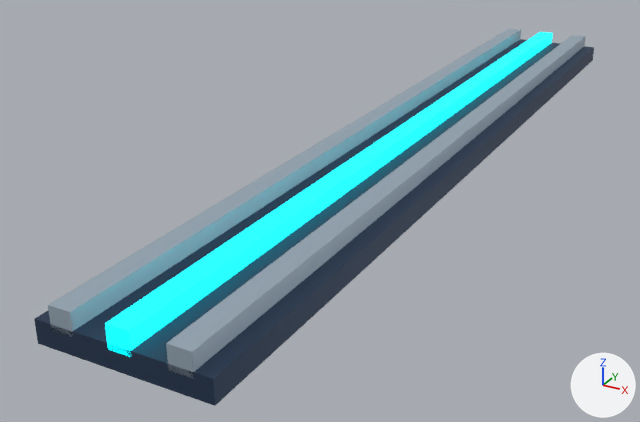
An edit to the glTF model assets/models/cable_low.glb, drawn before and after from the same camera.
Both versions are drawn from a camera (50 mm lens) standing at (1.42, -3.48, 1.34) and looking at (-0.32, -0.33, -0.24). The lights are fixed; the arrows at lower right show +X, +Y and +Z. The older version comes first.

The first picture shows 'Cable', 'Cable tray', 'Cable.001', 'Cable.002'.
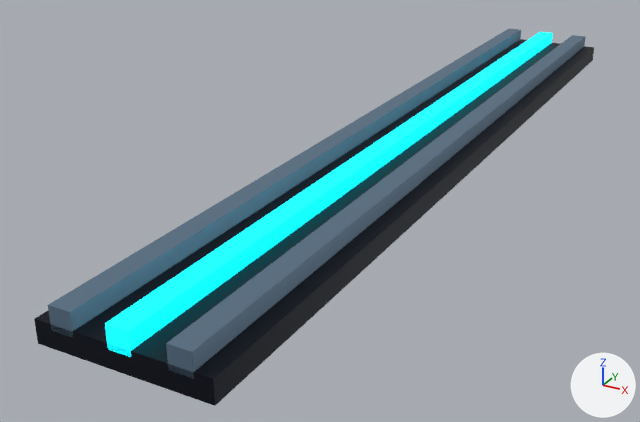
Pixel boxes [x1, y1, x2, y2] of what changed, in the pictures (640 x 422 px):
'Cable tray', recoloured: [34, 39, 594, 406] in both
'Cable.002', recoloured: [166, 35, 585, 378] in both
'Cable', recoloured: [48, 28, 521, 337] in both

The change, as a list of edits to the scene's bpy script:
```text
Change mat_dark:
    mat_dark.base_color: (0.0314, 0.0588, 0.114) -> (0.00243, 0.00478, 0.0123)  # dark blue #32455f -> black #080f1d
Change mat_edge:
    mat_edge.base_color: (0.412, 0.51, 0.596) -> (0.141, 0.223, 0.314)  # light grey #acbdcb -> blue #698298
```
